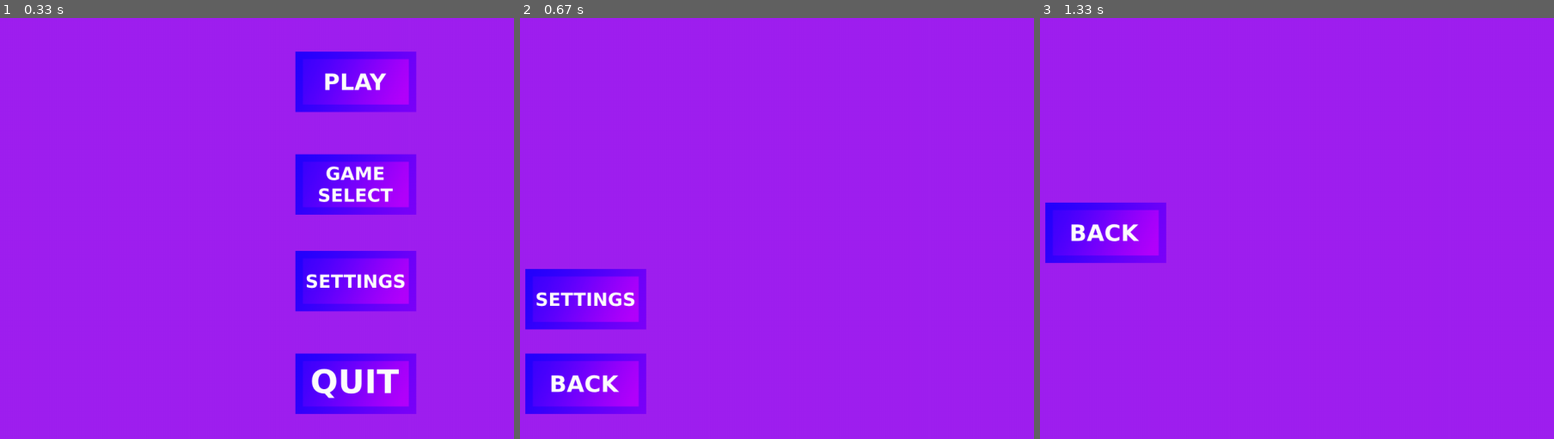
Above: before the commit, frames 1-3 (left to right).
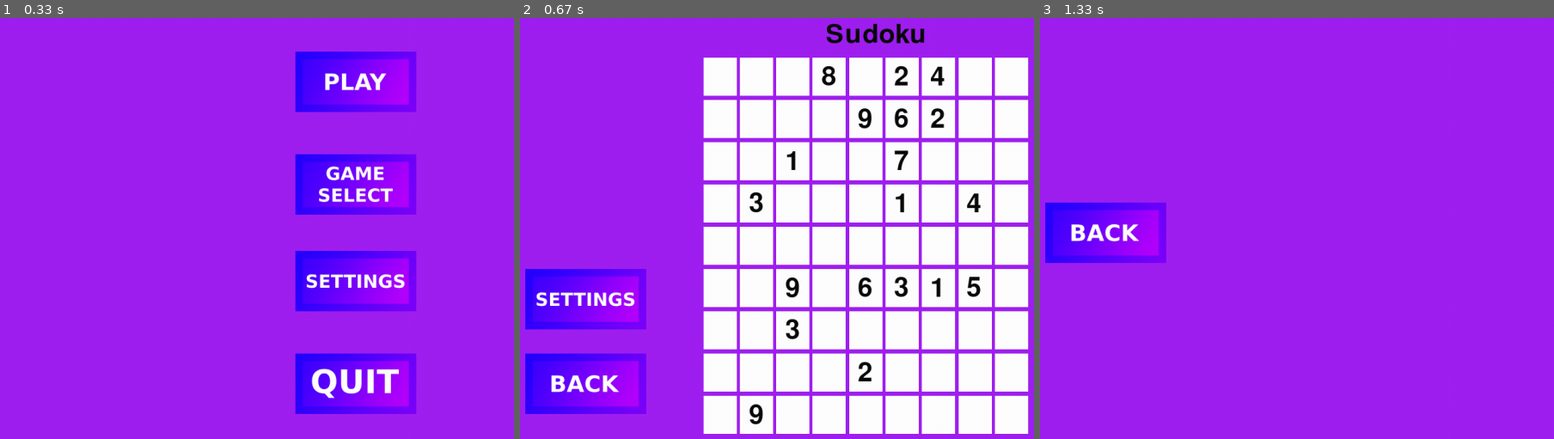
Above: after the commit, the same moments.

Repository: Professionaldiot/incmplt-pygame
Game: pygame game, started from incmplt.py
Same seed, same stepped clock (60 frames per second), same inputs: the game is played once before the commit and once after it.
Inputs (mouse positions are in pixels of both pictures, inside the frame that each line leads up to):
- Up to frame 1 (0.33 s): no input
- Up to frame 2 (0.67 s): click (874, 81) at 0.38 s
- Up to frame 3 (1.33 s): click (1106, 384) at 0.72 s; click (1394, 182) at 1.05 s

Frame 1 is identical in both runs. In frame 2, 50% of the frame differs, in the area x 35-99%, y 1-99%; in frame 3, nothing differs.

Commit message:
v1.3.2
got the first part of the sudoku board being drawn, need to get user input and validate it as well as draw it, and also take user input for notes, validate it, and draw it

Diff:
--- a/incmplt.py
+++ b/incmplt.py
@@ -40,9 +40,7 @@
 #     col = int(input("Enter col: "))
 #     test.game_loop(row, col, 3)
 
-test = Sudoku()
-test.make_board()
-test.ensure_solvability(1)
+
 
 pygame.init()
 screen = pygame.display.set_mode((1280, 720))
@@ -64,6 +62,10 @@
 new_menu = "main"
 back_num = 0
 
+test = Sudoku()
+test.make_board()
+sud_board = test.ensure_solvability(3)
+
 while running:
     # poll for events
     # pygame.QUIT event means the user clicked X to close your window
@@ -75,6 +77,7 @@
             running = False
 
     screen.fill("purple")
+
 
     if change_screen:
         change_screen = False
@@ -153,7 +156,15 @@
             screen_list = [0, 0, 0, 0, 0]
             screen_list[4] = back_num
 
-
+    if new_menu == "sudoku":
+        #this draws text to the screen in the middle, 10 pixels down
+        #10 pixels down with a font size of 64 is 74 pixels from the top
+        #720 - 74 = 646
+        font = pygame.font.Font(None, 64)
+        text = font.render("Sudoku", True, (10, 10, 10))
+        textpos = text.get_rect(centerx = screen.get_width() / 2, y = 10)
+        screen.blit(text, textpos)
+        test.render_sudoku(sud_board, screen)
     pygame.display.flip()
 
     clock.tick(60)
--- a/sudoku.py
+++ b/sudoku.py
@@ -1,12 +1,57 @@
 #sudoku
 from random import randint
 from copy import deepcopy
+import pygame
 
 class Sudoku:
+    #things to do:
+    #add a save function in this class
+    #check if the player has placed an incorrect piece and tell them
+    #when the player gets the right solution, generate a new board
     def __init__(self):
         self.__board = []
         self.__r_c_valid = {}
         self.__init_board()
+        self.__init_dict()
+
+    def render_sudoku(self, board, screen):
+        font = pygame.font.Font(None, 64)
+        #this has to take each item and render it as text on the screen
+
+        #draws the white squares for each of the boxes
+        for i in range(9):
+            for j in range(9):
+                behind = pygame.Rect(355 + (i * 60.3), 70 + (j * 70), 55, 63)
+                pygame.draw.rect(screen, (255, 255, 255), behind)
+
+
+
+        for i in range(9):
+            rts = ""
+            for j in range(9):
+                if board[i][j] != "0":
+                    rts += str(board[i][j]) + "   "
+                else:
+                    rts += "     "
+            text = font.render(rts, True, (10, 10, 10))
+            textpos = text.get_rect(centerx = screen.get_width() / 2, y = 80 + (i * 70))
+            screen.blit(text, textpos)
+
+    def __init_dict(self):
+        #initializes the dicts for storing the numbers at the empty spaces and the notes for those spaces
+        print()
+
+    def __update_boxes(self):
+        #this function will do many things, but the main function is to
+        #take user input and then validate it at that box location, after which
+        #it then needs to draw that to the screen, this will be done via a dictionary
+        #which holds the num for that space, only spaces that don't have numbers will
+        #appear in the dict, so therefore, you can only modify those
+        print()
+
+    def __update_notes(self):
+        #this does the same thing as the above function, but for notes, which are rendered at a smaller font size
+        print()
 
     def __init_board(self):
         for i in range(9):
